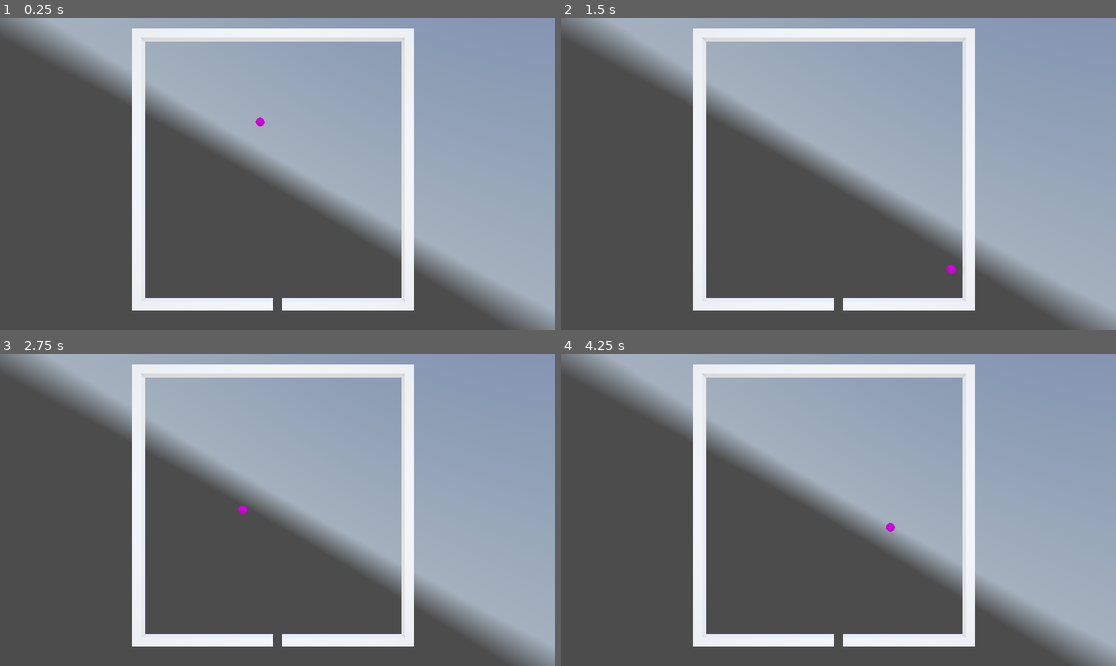
Above: before the commit, frames 1-4 (two rows, left to right).
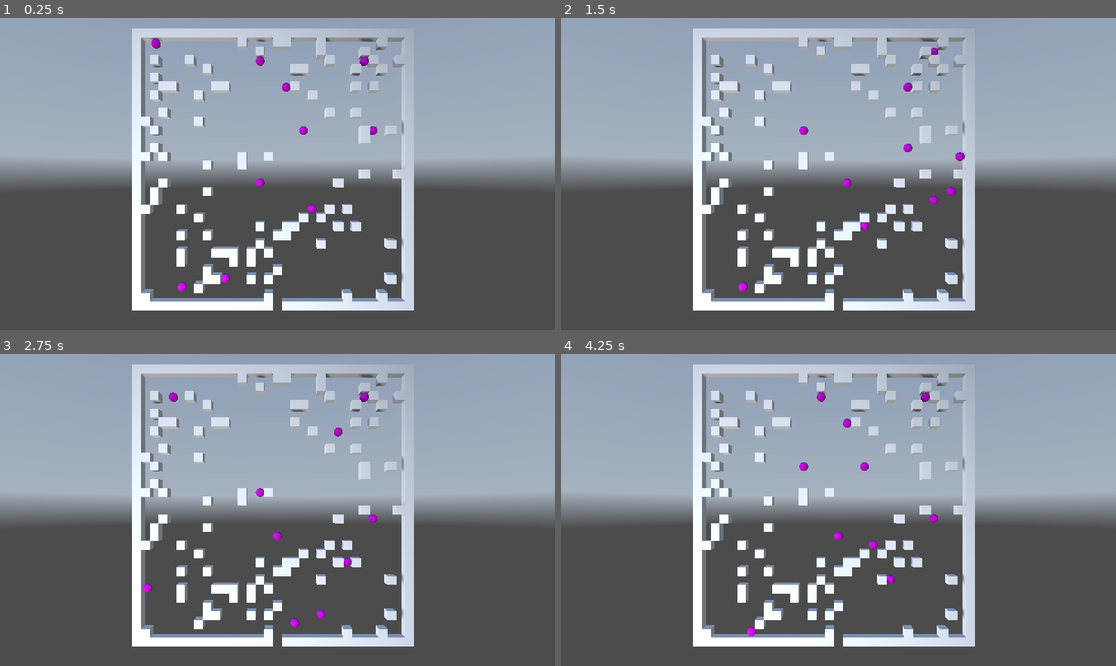
Above: after the commit, the same moments.

Repository: kasworld/gd4snakebyte3d
Game: Godot game, scene res://main.tscn
The game is run twice, just before and just after one commit, with the same random seed, the same clock (stepped at 60 frames per second) and the same inputs. A sky picture missing from this copy of the repository is replaced by a grey-blue gradient.
Inputs:
- Up to frame 1 (0.25 s): no input
- Up to frame 2 (1.5 s): no input
- Up to frame 3 (2.75 s): no input
- Up to frame 4 (4.25 s): no input

The runs differ from the first frame. In frame 1, 39% of the frame differs, in the area x 0-100%, y 0-100%; in frame 2, 39%; in frame 3, 39%; in frame 4, 39%.

Commit message:
update plum move

Diff:
--- a/lib/dir8_lib.gd
+++ b/lib/dir8_lib.gd
@@ -10,6 +10,8 @@
 	East,
 	EastNorth,
 }
+
+static var DiagonalList = [Dir.NorthWest,Dir.WestSouth,Dir.SouthEast,Dir.EastNorth]
 
 static func Dir2Str(d :Dir) -> String:
 	return Dir.keys()[d]
--- a/lib/things.gd
+++ b/lib/things.gd
@@ -1,3 +1,3 @@
 class_name Things
 
-enum {SnakeHead, SnakeBody, SnakeTail, Wall, Plum, Start, Goal}
+enum {SnakeHead, SnakeBody, SnakeTail, Wall, Plum, Apple, Start, Goal}
--- a/main.gd
+++ b/main.gd
@@ -8,4 +8,4 @@
 	var centery = Settings.FieldHeight as float /2
 	$Camera3D.position = Vector3(centerx, centery, Settings.FieldWidth)
 	$Camera3D.look_at(Vector3(centerx, centery, 0))
-	$OmniLight3D.position = Vector3(centerx, centery, Settings.FieldWidth)
+	$OmniLight3D.position = Vector3(0, 0, Settings.FieldWidth)
--- a/main.tscn
+++ b/main.tscn
@@ -13,12 +13,6 @@
 [sub_resource type="Environment" id="Environment_lquwl"]
 background_mode = 2
 sky = SubResource("Sky_1bvp3")
-sky_rotation = Vector3(0, 0, -0.523599)
-ambient_light_source = 3
-ambient_light_color = Color(1, 1, 1, 1)
-ambient_light_sky_contribution = 0.5
-reflected_light_source = 2
-glow_enabled = true
 
 [node name="Main" type="Node3D"]
 script = ExtResource("1_ig7tw")
@@ -28,6 +22,7 @@
 fov = 90.0
 
 [node name="OmniLight3D" type="OmniLight3D" parent="."]
+light_energy = 10.0
 shadow_enabled = true
 omni_range = 64.0
 
--- a/plum.gd
+++ b/plum.gd
@@ -8,10 +8,11 @@
 func _to_string() -> String:
 	return "Plum (%d,%d) %s" % [pos2d.x,pos2d.y, move_dir]
 
-func init(f :PlacedThings, p2d :Vector2i, d :Dir8Lib.Dir) -> void:
+func init(f :PlacedThings, p2d :Vector2i, d :Dir8Lib.Dir) -> Plum:
 	field = f
 	pos2d = p2d
 	move_dir = d
+	return self
 
 func get_pos3d() -> Vector3:
 	return Settings.vector2i_to_vector3(pos2d)
@@ -48,3 +49,4 @@
 		pos2d = pos2d + Dir8Lib.Dir2Vt[move_dir]
 	else:
 		print_debug(self)
+		move_dir = Dir8Lib.DiagonalList.pick_random()
--- a/stage.gd
+++ b/stage.gd
@@ -1,19 +1,38 @@
 extends Node3D
 class_name Stage
 
+var plum_scene = preload("res://plum.tscn")
+
 var field :PlacedThings
+var plum_list :Array
 
 func _ready() -> void:
 	field = PlacedThings.new(Settings.FieldSize)
+	draw_border()
+	draw_rand_wall(100)
+	field.set_at( Vector2i(Settings.FieldWidth/2, Settings.FieldHeight-1), Things.Start)
+	#field.set_at( Vector2i(Settings.FieldWidth/2, 0), Things.Goal)
+	$Walls.field2wall(field)
+	for i in 10:
+		var pl = plum_scene.instantiate().init(field, rand2dpos() , Dir8Lib.DiagonalList.pick_random())
+		add_child(pl)
+		plum_list.append(pl)
+
+func _process(delta: float) -> void:
+	for p in plum_list:
+		p.move2d()
+		p.position = p.get_pos3d()
+
+func draw_border() -> void:
 	field.draw_hline(0, Settings.FieldWidth-1, 0, Things.Wall)
 	field.draw_hline(0,Settings.FieldWidth-1, Settings.FieldHeight-1, Things.Wall)
 	field.draw_vline(0,0, Settings.FieldHeight-1, Things.Wall)
 	field.draw_vline(Settings.FieldWidth-1, 0, Settings.FieldHeight-1, Things.Wall)
-	field.set_at( Vector2i(Settings.FieldWidth/2, Settings.FieldHeight-1), Things.Start)
-	#field.set_at( Vector2i(Settings.FieldWidth/2, 0), Things.Goal)
-	$Walls.field2wall(field)
-	$Plum.init(field, Vector2i(3,7) , Dir8Lib.Dir.NorthWest)
 
-func _process(delta: float) -> void:
-	$Plum.move2d()
-	$Plum.position = $Plum.get_pos3d()
+func draw_rand_wall(n :int) -> void:
+	for i in n:
+		var pos2d = rand2dpos()
+		field.set_at(pos2d, Things.Wall)
+
+func rand2dpos() -> Vector2i:
+	return Vector2i( randi_range(1,Settings.FieldWidth-2), randi_range(1,Settings.FieldHeight-2) )
--- a/stage.tscn
+++ b/stage.tscn
@@ -1,12 +1,9 @@
-[gd_scene load_steps=4 format=3 uid="uid://dcp4trrnspr0q"]
+[gd_scene load_steps=3 format=3 uid="uid://dcp4trrnspr0q"]
 
 [ext_resource type="Script" uid="uid://bl0ir0l2ndush" path="res://stage.gd" id="1_6eo5e"]
 [ext_resource type="PackedScene" uid="uid://dr7etomru4cuy" path="res://walls.tscn" id="2_aees8"]
-[ext_resource type="PackedScene" uid="uid://cxxcrdsi8cssr" path="res://plum.tscn" id="3_rnkuw"]
 
 [node name="Stage" type="Node3D"]
 script = ExtResource("1_6eo5e")
 
 [node name="Walls" parent="." instance=ExtResource("2_aees8")]
-
-[node name="Plum" parent="." instance=ExtResource("3_rnkuw")]
